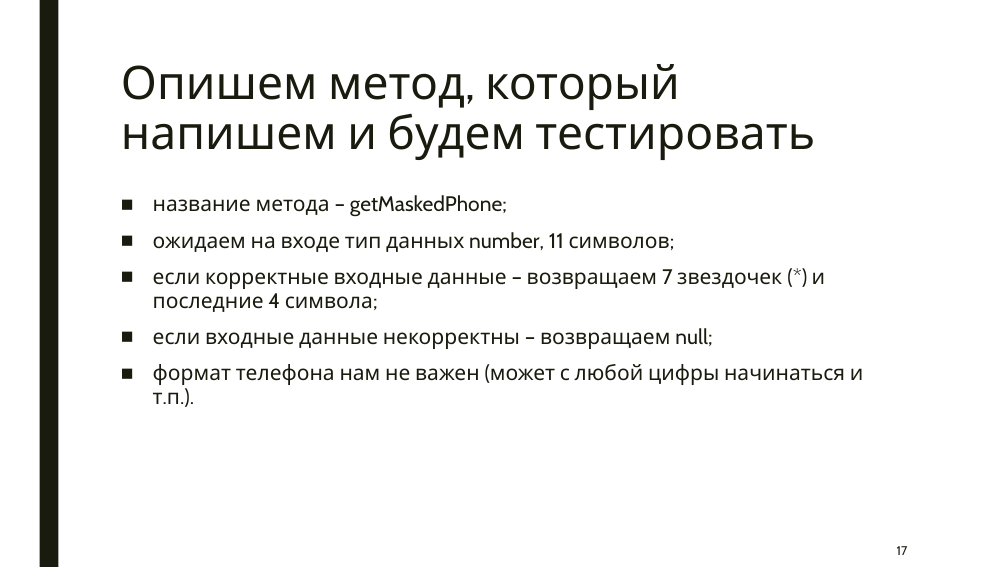
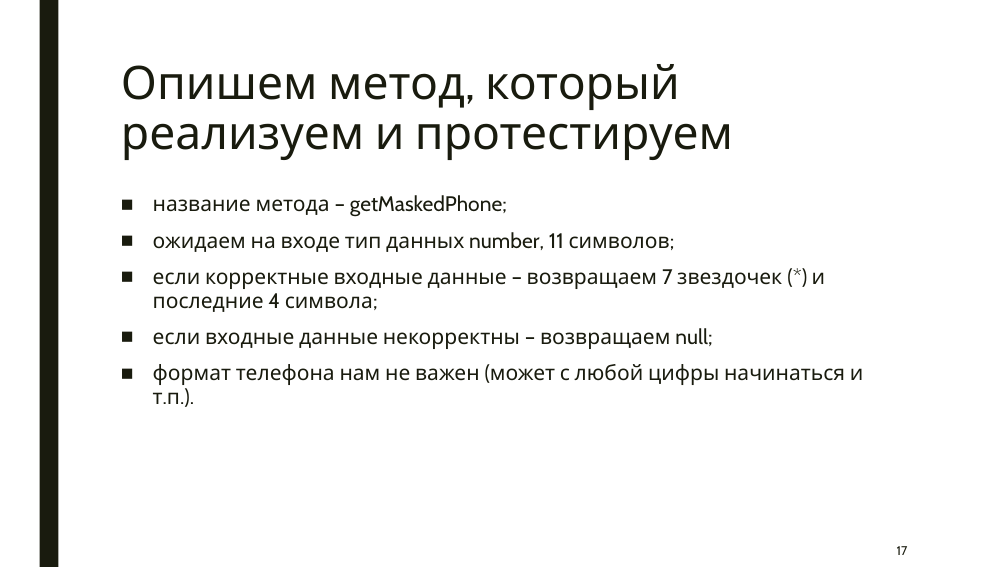
Before and after one commit to artem-gorokhovskii/frontend-unit-tests, a slide deck: slide 17 of frontend-unit-tests.pptx. Drawn at 1008x567 pixels with LibreOffice and Linux fonts; fonts in the diff are those of the drawing. Boxes give left, top, right and bottom in pixels: in the first picture for what was removed or moved away, otherwise in the second. Text is boxed around its words. In the diff, an @@ line names an element or a change of style, - is before the commit and + after.

```diff
--- a/frontend-unit-tests.pptx
+++ b/frontend-unit-tests.pptx
@@ title at [121,64,733,160]: text changed @@
-Опишем метод, который напишем и будем тестировать
+Опишем метод, который реализуем и протестируем
```
Also in this commit, not shown: 5 other slides changed, 4 slides added, 1 slide removed, 1 other file.
